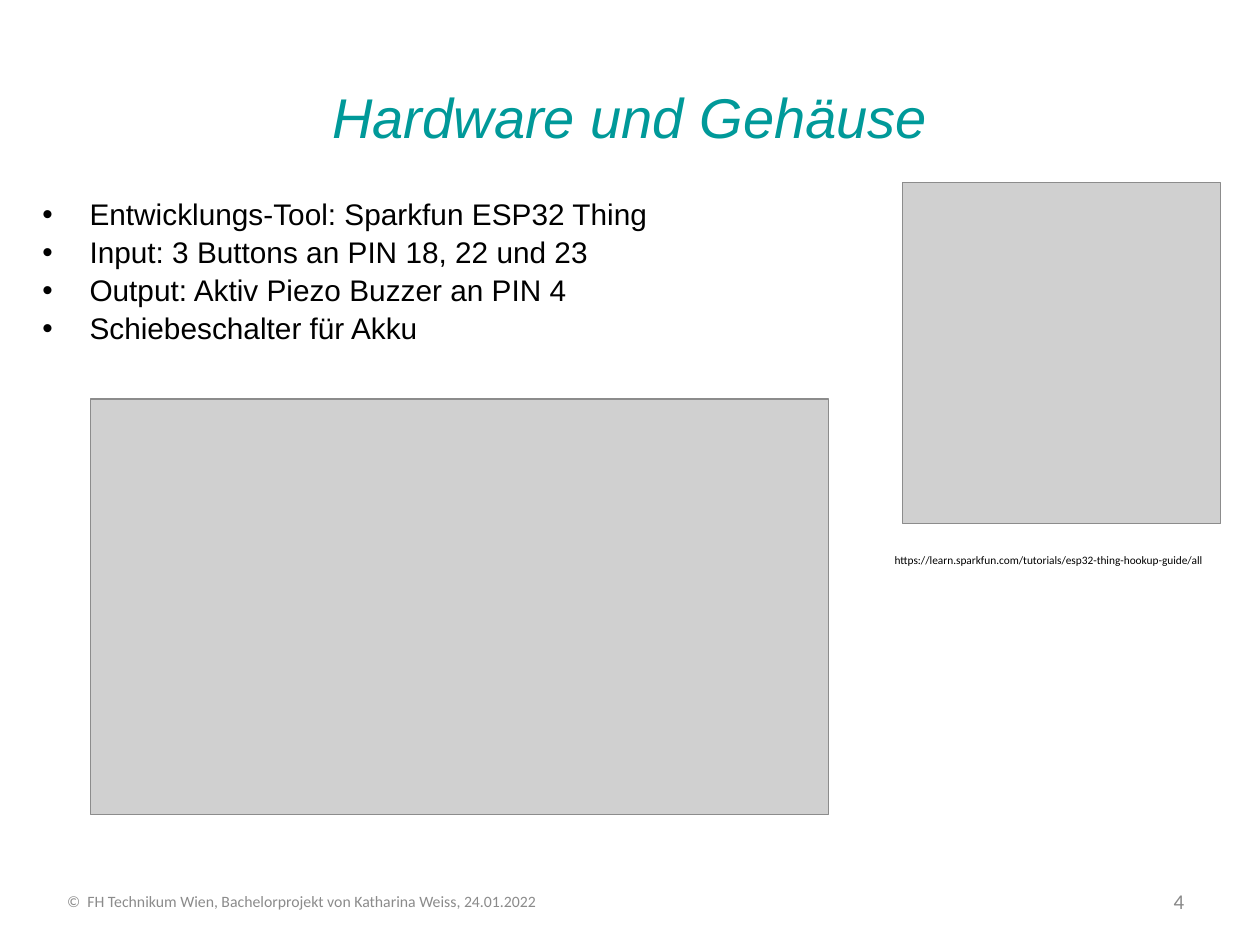
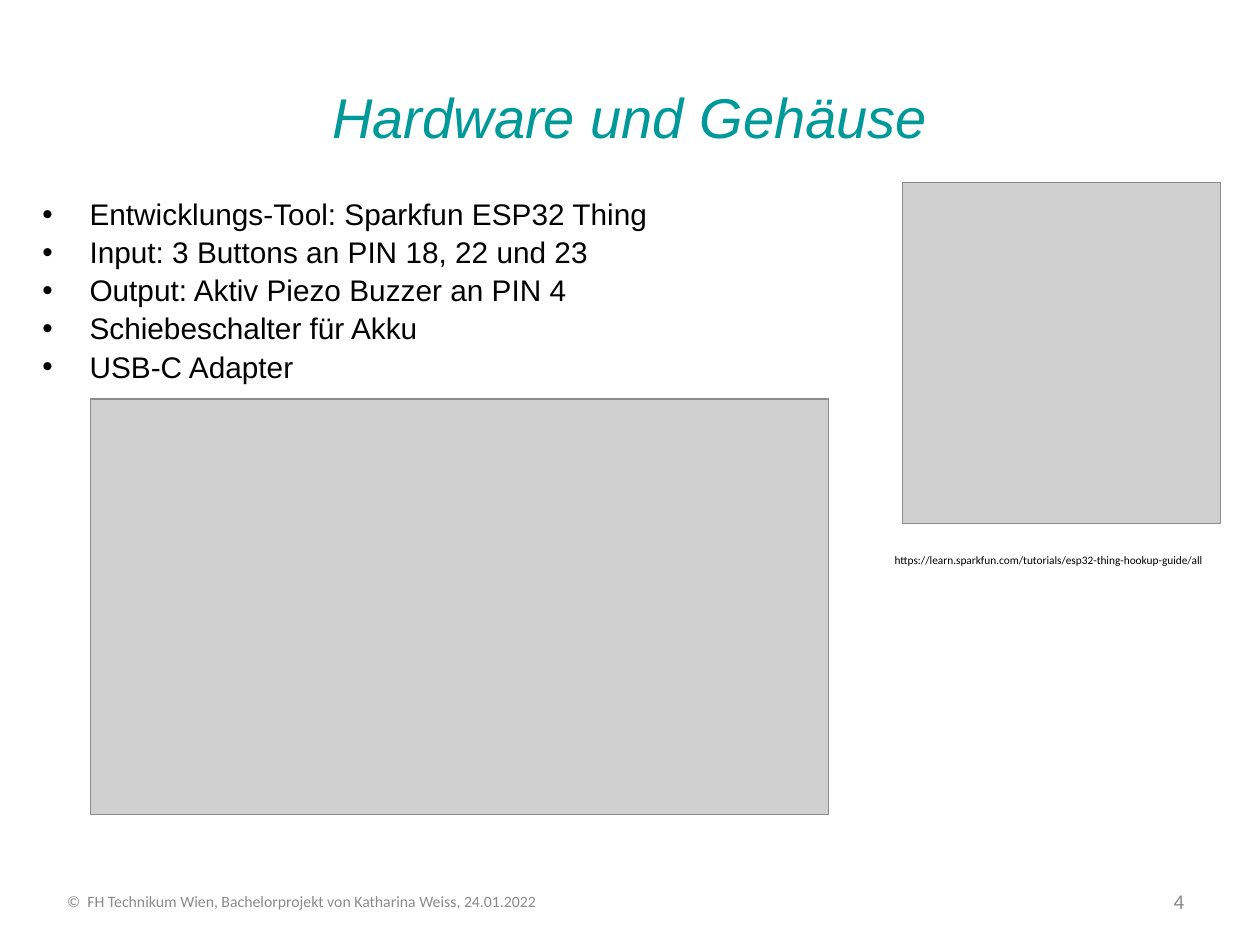
Before and after one commit to Moonnigt7/Bachelorprojekt, a slide deck: slide 4 of Dokumente/Präsentationen/Abschlusspräsentation__24_01_2022.pptx. Drawn at 1260x945 pixels with LibreOffice and Linux fonts; fonts in the diff are those of the drawing; grey boxes stand for pictures; background and template pictures are left out. Boxes give left, top, right and bottom in pixels: in the first picture for what was removed or moved away, otherwise in the second. Text is boxed around its words. In the diff, an @@ line names an element or a change of style, - is before the commit and + after.

```diff
--- a/Dokumente/Präsentationen/Abschlusspräsentation__24_01_2022.pptx
+++ b/Dokumente/Präsentationen/Abschlusspräsentation__24_01_2022.pptx
@@ text at box(90, 356, 293, 383): paragraph added @@
+• USB-C Adapter
```
Also in this commit, not shown: 3 other slides changed, 1 slide removed, 3 other files.
